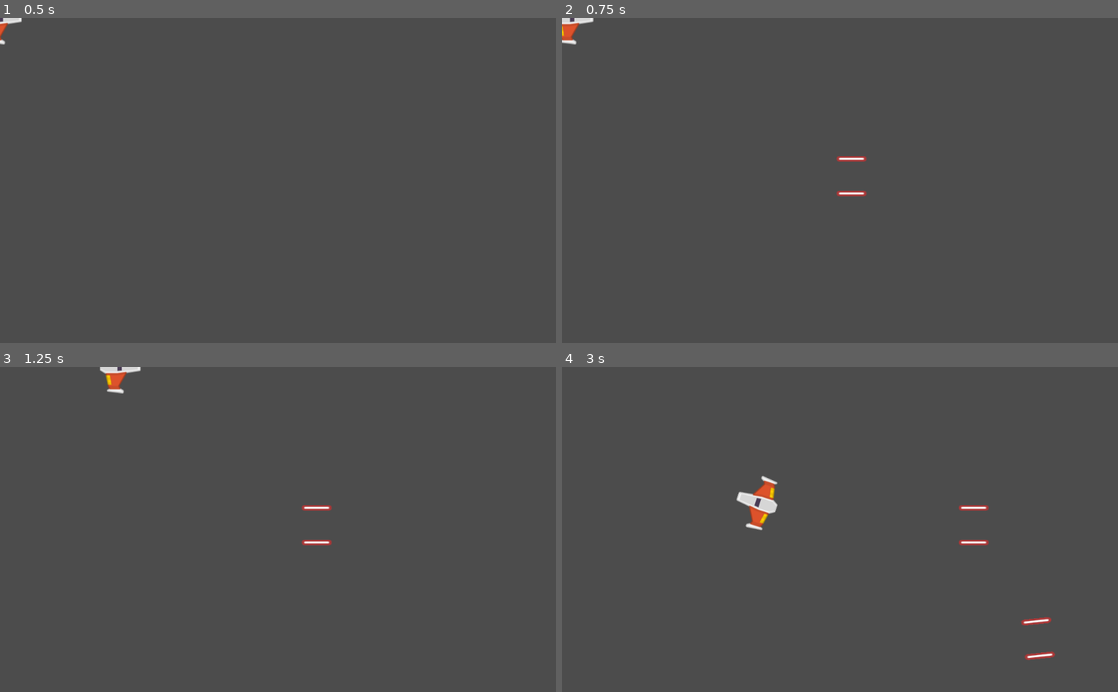
Above: before the commit, frames 1-4 (two rows, left to right).
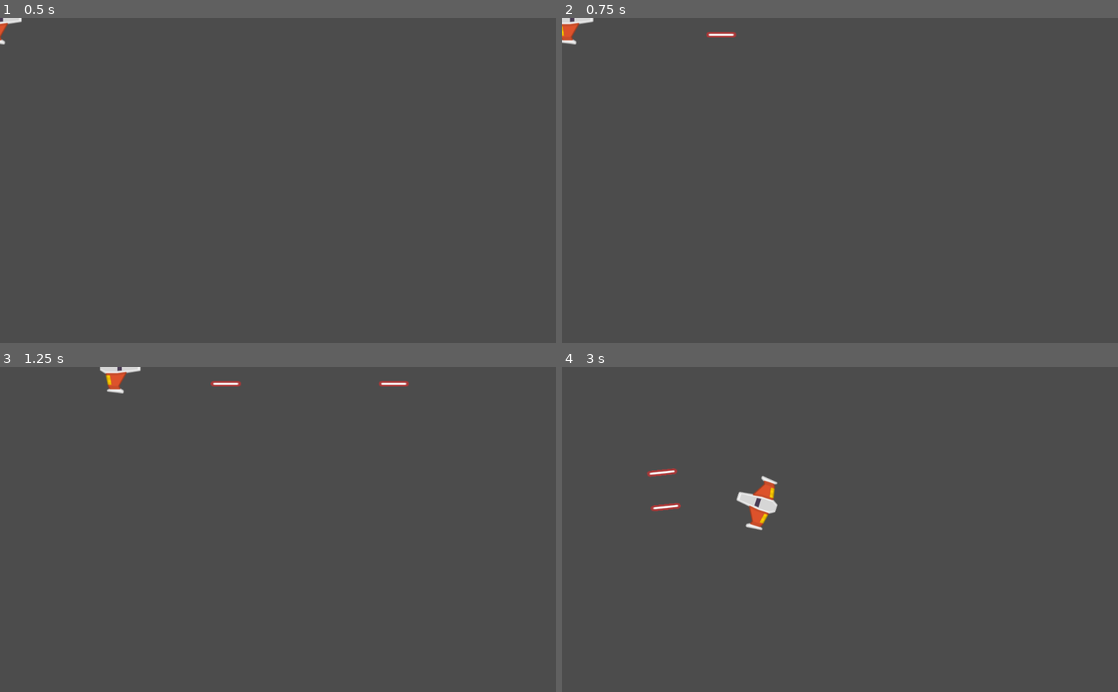
Above: after the commit, the same moments.

Repository: MarcosDaniel6/Proyecto_Meteorito
Game: Godot game, scene res://Juego/Niveles/NivelTest.tscn
The game is run twice, just before and just after one commit, with the same random seed, the same clock (stepped at 60 frames per second) and the same inputs.
Inputs:
- Up to frame 1 (0.5 s): no input
- Up to frame 2 (0.75 s): tap Enter at 0.5 s; hold W (mover_adelante) from 0.53 s (still down); hold Space (disparo_principal) from 0.53 s (still down)
- Up to frame 3 (1.25 s): keep holding W (mover_adelante); keep holding Space (disparo_principal)
- Up to frame 4 (3 s): release W (mover_adelante) at 1.28 s; release Space (disparo_principal) at 1.28 s; hold S (mover_atras) 1.28-2.03 s; tap A (rotar_antihorario) at 1.35 s; hold D (rotar_horario) 2.03-2.78 s; hold W (mover_adelante) from 2.03 s (still down); tap Space (disparo_principal) at 2.85 s

Frame 1 is identical in both runs. In frame 2, 0.3% of the frame differs, in the area x 26-55%, y 4-55%; in frame 3, 0.4%; in frame 4, 0.6%, in the area x 15-89%, y 31-91%.

Commit message:
disparo_principal

Diff:
--- a/Juego/Niveles/Nivel.gd
+++ b/Juego/Niveles/Nivel.gd
@@ -1,7 +1,22 @@
+class_name Nivel
 extends Node2D
 
+##Atributos Onready
+onready var contenedor_proyectiles:Node
+
+##Metodos
 func _ready() -> void:
+	conectar_seniales()
+	crear_contenedores()
+
+##Metodos Custom
+func conectar_seniales() -> void:
 	Eventos.connect("disparo", self, "_on_disparo")
 
+func crear_contenedores() -> void:
+	contenedor_proyectiles = Node.new()
+	contenedor_proyectiles.name = "ContenedorProyectiles"
+	add_child(contenedor_proyectiles)
+
 func _on_disparo(proyectil:Proyectil) -> void:
-	add_child(proyectil)
+	contenedor_proyectiles.add_child(proyectil)
--- a/Juego/Proyectiles/Proyectil.gd
+++ b/Juego/Proyectiles/Proyectil.gd
@@ -16,3 +16,6 @@
 	rotation = dir
 	velocidad = Vector2(vel, 0).rotated(dir)
 	danio = danio_p
+
+func _on_VisibilityNotifier2D_screen_exited() -> void:
+	queue_free()
--- a/Juego/Proyectiles/Proyectil.tscn
+++ b/Juego/Proyectiles/Proyectil.tscn
@@ -23,3 +23,5 @@
 [node name="VisibilityNotifier2D" type="VisibilityNotifier2D" parent="."]
 position = Vector2( 1.43051e-06, 0 )
 scale = Vector2( 1.86667, 0.416667 )
+
+[connection signal="screen_exited" from="VisibilityNotifier2D" to="." method="_on_VisibilityNotifier2D_screen_exited"]
--- a/Juego/Proyectiles/canion.tscn
+++ b/Juego/Proyectiles/canion.tscn
@@ -1,17 +1,22 @@
-[gd_scene load_steps=3 format=2]
+[gd_scene load_steps=4 format=2]
 
 [ext_resource path="res://Juego/Proyectiles/canion.gd" type="Script" id=1]
 [ext_resource path="res://Juego/Proyectiles/Proyectil.tscn" type="PackedScene" id=2]
+[ext_resource path="res://Juego/Sfx/DisparoPrimario.ogg" type="AudioStream" id=3]
 
 [node name="canion" type="Node2D"]
 script = ExtResource( 1 )
 proyectil = ExtResource( 2 )
+cadencia_disparo = 0.25
+velocidad_proyectil = 1600
 
 [node name="PuntoIzquierdo" type="Position2D" parent="."]
 
 [node name="PuntoDerecho" type="Position2D" parent="."]
 
 [node name="DisparoSFX" type="AudioStreamPlayer2D" parent="."]
+stream = ExtResource( 3 )
+bus = "SFX"
 
 [node name="TimerEnfriamiento" type="Timer" parent="."]
 
--- /dev/null
+++ b/default_bus_layout.tres
@@ -0,0 +1,9 @@
+[gd_resource type="AudioBusLayout" format=2]
+
+[resource]
+bus/1/name = "SFX"
+bus/1/solo = false
+bus/1/mute = false
+bus/1/bypass_fx = false
+bus/1/volume_db = 0.0
+bus/1/send = "Master"
--- a/project.godot
+++ b/project.godot
@@ -9,6 +9,11 @@
 config_version=4
 
 _global_script_classes=[ {
+"base": "Node2D",
+"class": "Nivel",
+"language": "GDScript",
+"path": "res://Juego/Niveles/Nivel.gd"
+}, {
 "base": "RigidBody2D",
 "class": "Player",
 "language": "GDScript",
@@ -25,6 +30,7 @@
 "path": "res://Juego/Proyectiles/canion.gd"
 } ]
 _global_script_class_icons={
+"Nivel": "",
 "Player": "",
 "Proyectil": "",
 "canion": ""
Not shown, added: Juego/Sfx/DisparoPrimario.ogg.import
Not shown, added: Juego/Sfx/DisparoPrimario.ogg
